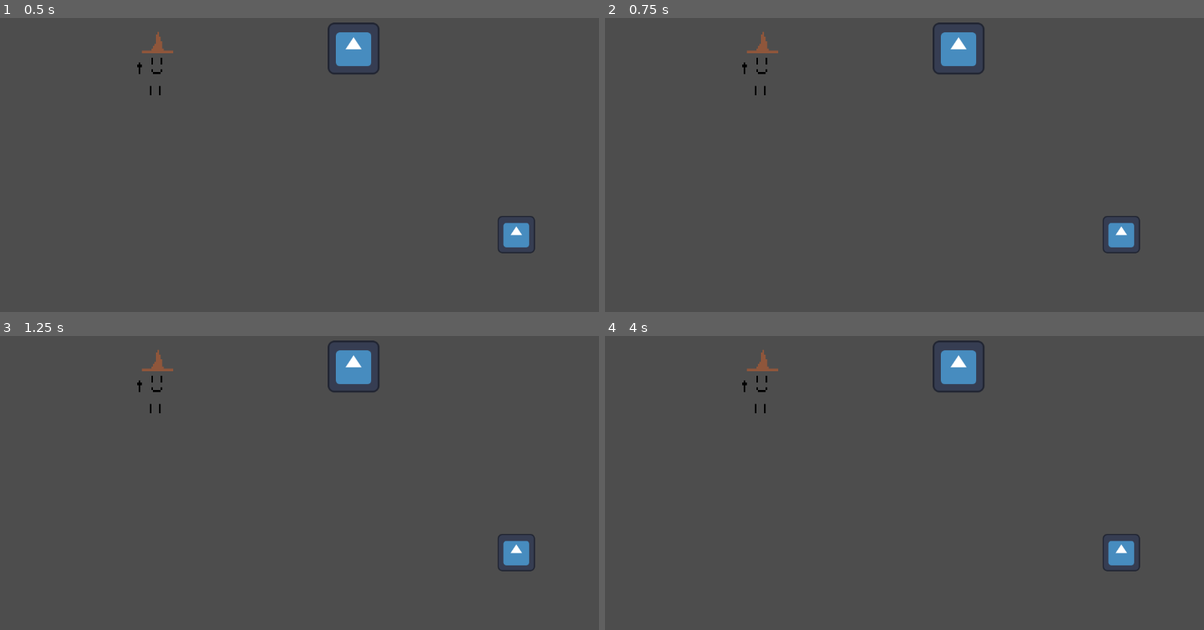
Above: before the commit, frames 1-4 (two rows, left to right).
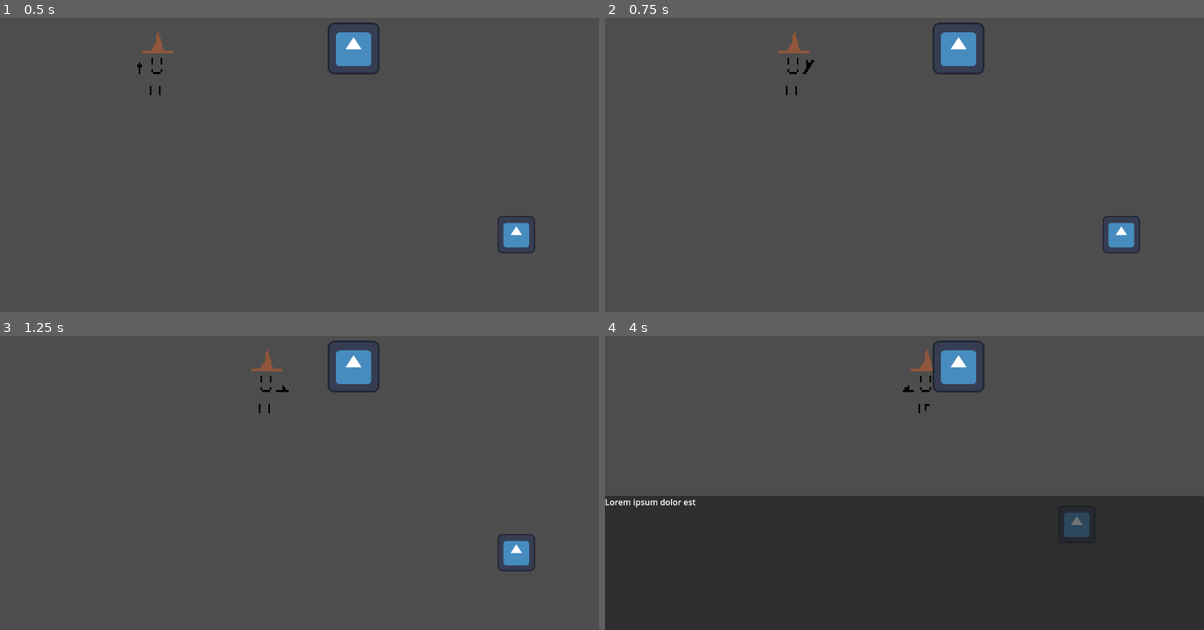
Above: after the commit, the same moments.

Repository: CplCanuck/mru-hacks-2025
Game: Godot game, scene res://Scenes/player_test.tscn
Same seed, same stepped clock (60 frames per second), same inputs: the game is played once before the commit and once after it. The engine's default icon, where the game draws it, is replaced by a stand-in: a white triangle on a blue panel in a dark square.
Inputs:
- Up to frame 1 (0.5 s): no input
- Up to frame 2 (0.75 s): tap Enter at 0.5 s; hold D (right) from 0.53 s (still down); hold Space (attack) from 0.53 s (still down)
- Up to frame 3 (1.25 s): keep holding D (right); keep holding Space (attack); tap Shift (dash) at 0.8 s
- Up to frame 4 (4 s): release D (right) at 1.28 s; release Space (attack) at 1.28 s; hold S (down) 1.28-2.03 s; tap Shift (dash) at 1.35, 2.3, 2.85, 3.8 s; tap Space (attack) at 1.55, 3.05 s; hold D (right) 2.03-2.78 s; hold Space (attack) 2.03-2.78 s; hold W (up) 2.78-3.53 s; hold A (left) from 3.53 s (still down); tap E (interact) at 3.6 s

Frame 1 is identical in both runs. In frame 2, 0.4% of the frame differs, in the area x 22-35%, y 4-27%; in frame 3, 0.4%; in frame 4, 46%, in the area x 0-100%, y 4-100%.
Error before the commit: Parse Error: Used tab character for indentation instead of space as used before in the file. (res://Scenes/player.gd:18)

Commit message:
readd interaction range

Diff:
--- a/Scenes/player.gd
+++ b/Scenes/player.gd
@@ -11,11 +11,11 @@
 @onready var interaction_range: Area2D = $InteractionRange
 
 func _physics_process(_delta: float) -> void:
-    # Get the input direction and handle the movement/deceleration.
-    # As good practice, you should replace UI actions with custom gameplay actions.
-    var direction := Input.get_vector("left", "right", "up", "down").normalized()
-    if direction:
-        velocity = direction * SPEED
+	# Get the input direction and handle the movement/deceleration.
+	# As good practice, you should replace UI actions with custom gameplay actions.
+	var direction := Input.get_vector("left", "right", "up", "down").normalized()
+	if direction:
+		velocity = direction * SPEED
 
 		# move interaction range node
 		match direction :
@@ -27,20 +27,20 @@
 				interaction_range.rotation_degrees = 180
 			Vector2.DOWN:
 				interaction_range.rotation_degrees = 0
-    else:
-        # Slow down player if not moving
-        velocity.x = move_toward(velocity.x, 0, SPEED)
-        velocity.y = move_toward(velocity.y, 0, SPEED)
+	else:
+		# Slow down player if not moving
+		velocity.x = move_toward(velocity.x, 0, SPEED)
+		velocity.y = move_toward(velocity.y, 0, SPEED)
 
-    # Attacking
-    if Input.is_action_pressed("attack"): # Change to is_action_just_pressed for implimented attack
-        attacking = true
-    else:
-        attacking = false
+	# Attacking
+	if Input.is_action_pressed("attack"): # Change to is_action_just_pressed for implimented attack
+		attacking = true
+	else:
+		attacking = false
 
-    # Dash
-    if Input.is_action_just_pressed("dash"):
-        pass
+	# Dash
+	if Input.is_action_just_pressed("dash"):
+		pass
 
 	move_and_slide()
 
--- a/Scenes/player.tscn
+++ b/Scenes/player.tscn
@@ -367,6 +367,9 @@
 radius = 33.0
 height = 68.0
 
+[sub_resource type="RectangleShape2D" id="RectangleShape2D_6t5aa"]
+size = Vector2(120, 120)
+
 [node name="Player" type="CharacterBody2D"]
 script = ExtResource("1_cvnsp")
 
@@ -414,3 +417,9 @@
 rotation = 1.5707964
 shape = SubResource("CapsuleShape2D_vgqql")
 disabled = true
+
+[node name="InteractionRange" type="Area2D" parent="."]
+
+[node name="CollisionShape2D" type="CollisionShape2D" parent="InteractionRange"]
+position = Vector2(0, 30)
+shape = SubResource("RectangleShape2D_6t5aa")
Not shown: 1 places in Scenes/player.tscn that only renumber resources
